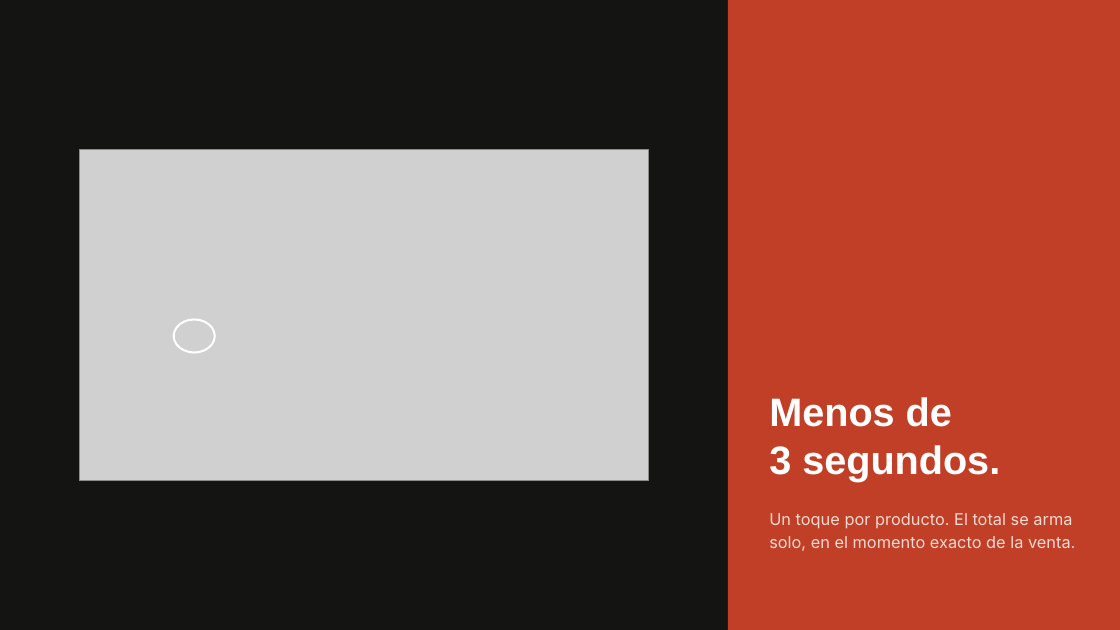
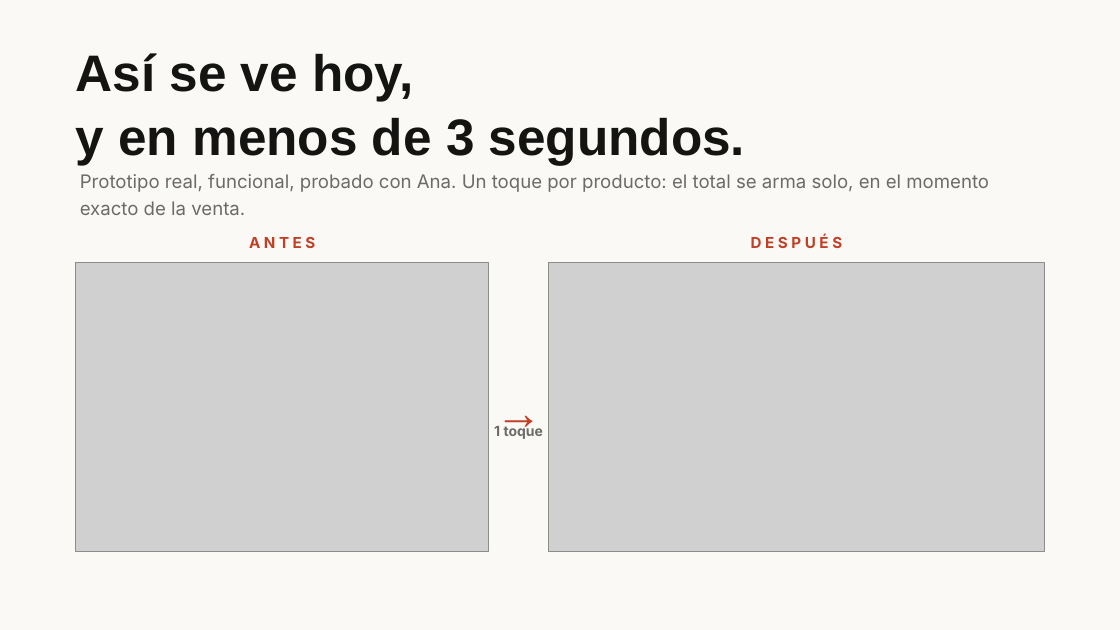
Before and after one commit to claudiafalcon/nahui, a slide deck: slide 3 of evidence/2026-08-22-demo-day/Nahui - Pitch Demo Day v2.pptx (slide 4 before the commit). Drawn at 1120x630 pixels with LibreOffice and Linux fonts; fonts in the diff are those of the drawing; grey boxes stand for pictures. Boxes give left, top, right and bottom in pixels: in the first picture for what was removed or moved away, otherwise in the second. Text is boxed around its words. In the diff, an @@ line names an element or a change of style, - is before the commit and + after.

```diff
--- a/evidence/2026-08-22-demo-day/Nahui - Pitch Demo Day v2.pptx
+++ b/evidence/2026-08-22-demo-day/Nahui - Pitch Demo Day v2.pptx
@@ rectangle: place and size @@
-rectangle at (0, 0, 728, 630)
+rectangle at (0, 0, 1120, 630)
@@ rectangle at (0, 0, 1120, 630): fill #141413 to #FAF9F5 @@
@@ rectangle removed at (728, 0, 1120, 630) @@
@@ text added at (76, 53, 745, 165), 44 pt, text #141413, bold @@
+Así se ve hoy,
+y en menos de 3 segundos.
@@ text at (80, 174, 989, 215): text changed; size 14 to 16 pt; text colour #F3D9D1 to #6B6B67 @@
-Un toque por producto. El total se arma solo, en el momento exacto de la venta.
+Prototipo real, funcional, probado con Ana. Un toque por producto: el total se arma solo, en el momento exacto de la venta.
@@ text added at (249, 237, 315, 248), 13 pt, text #C13F26, bold @@
+A N T E S
@@ text added at (751, 235, 842, 248), 13 pt, text #C13F26, bold @@
+D E S P U É S
@@ picture added at (76, 263, 489, 551) @@
@@ picture: place and size @@
-picture at (79, 150, 649, 481)
+picture at (549, 263, 1044, 551)
@@ ellipse removed at (174, 319, 215, 352) @@
@@ text added at (492, 383, 547, 422), 40 pt, text #C13F26, bold @@
+→
@@ text removed at (769, 397, 1000, 482) @@
-Menos de
-3 segundos.
@@ text added at (494, 424, 543, 439), 12 pt, text #6B6B67, bold @@
+1 toque
```
Also in this commit, not shown: 1 other slide changed, 2 slides added, 1 slide removed, 1 other file.
